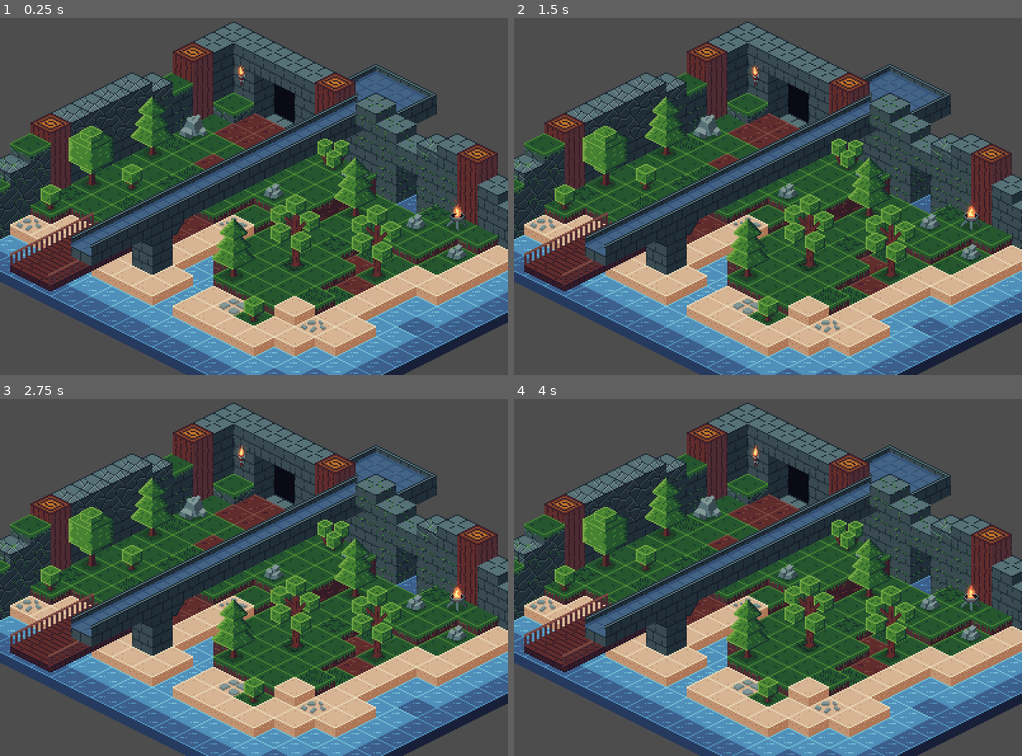
Above: before the commit, frames 1-4 (two rows, left to right).
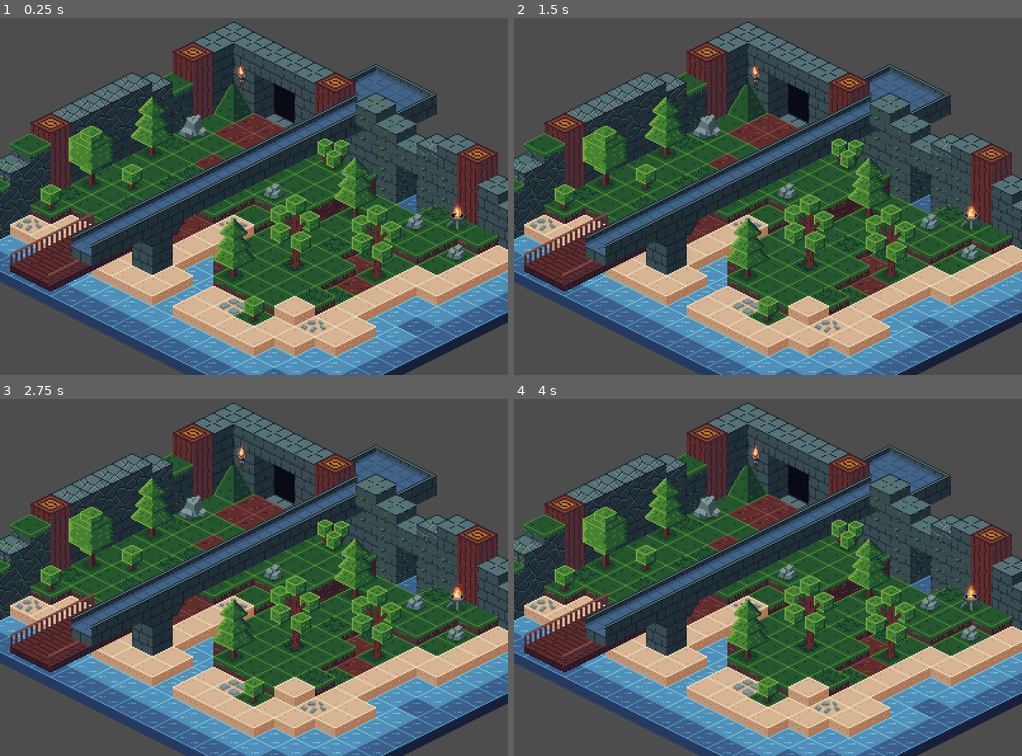
Above: after the commit, the same moments.

Repository: Paraldos/isometric
Game: Godot game, scene res://level.tscn
The game is run twice, just before and just after one commit, with the same random seed, the same clock (stepped at 60 frames per second) and the same inputs.
Inputs:
- Up to frame 1 (0.25 s): no input
- Up to frame 2 (1.5 s): no input
- Up to frame 3 (2.75 s): no input
- Up to frame 4 (4 s): no input

The runs differ from the first frame. In frame 1, 0.4% of the frame differs, in the area x 42-50%, y 18-30%; in frame 2, 0.4%; in frame 3, 0.4%; in frame 4, 0.4%.

Commit message:
adjusted main blocks

Diff:
--- a/level.tscn
+++ b/level.tscn
@@ -28,7 +28,7 @@
 
 [node name="Layer2" type="TileMapLayer" parent="TileMap" unique_id=997612972]
 y_sort_enabled = true
-tile_map_data = PackedByteArray("AAD8/wQABgANAAAAAAD9/wQABgA …(360 unchanged characters)… GABIABgAHAAAAAAD8/woABgAHAAAAAAAFAAUABgAMAAEAAAD7/wgAAAAGAAAAAAD7/wkAAAAFAAAAAAD6/wk …(111 unchanged characters)…
+tile_map_data = PackedByteArray("AAD8/wQABgANAAAAAAD9/wQABgA …(360 unchanged characters)… GABIABgAHAAAAAAD8/woABgAHAAAAAAAFAAUABgAIAAoAAAD7/wgAAAAGAAAAAAD7/wkAAAAFAAAAAAD6/wk …(111 unchanged characters)…
 tile_set = ExtResource("1_u52ul")
 metadata/_edit_lock_ = true
 
--- a/tiles/TileSet.tres
+++ b/tiles/TileSet.tres
@@ -357,9 +357,6 @@
 2:2/0 = 0
 6:2/0 = 0
 7:2/0 = 0
-8:2/0 = 0
-9:2/0 = 0
-10:2/0 = 0
 11:2/0 = 0
 14:2/0 = 0
 0:3/0 = 0
@@ -420,10 +417,7 @@
 9:9/0 = 0
 10:9/0 = 0
 7:3/0 = 0
-8:3/0 = 0
 8:4/0 = 0
-9:3/0 = 0
-10:3/0 = 0
 0:10/0 = 0
 1:10/0 = 0
 2:10/0 = 0
@@ -456,6 +450,10 @@
 11:11/0 = 0
 12:10/0 = 0
 12:11/0 = 0
+9:10/0 = 0
+9:11/0 = 0
+10:11/0 = 0
+10:10/0 = 0
 
 [resource]
 tile_shape = 1
Binary file changed: assets/img/main_blocks-Sheet.png
Binary file changed: assets/img/main_blocks.aseprite
